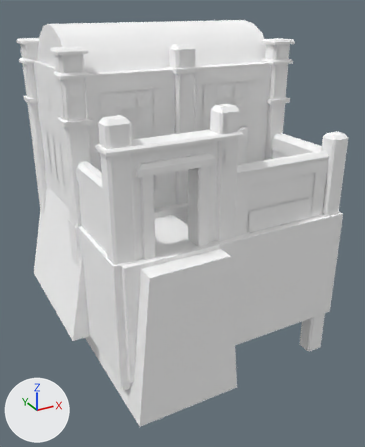
Renders of the glTF model assets/models/buildings/kush_house_2.glb from each side of a commit.
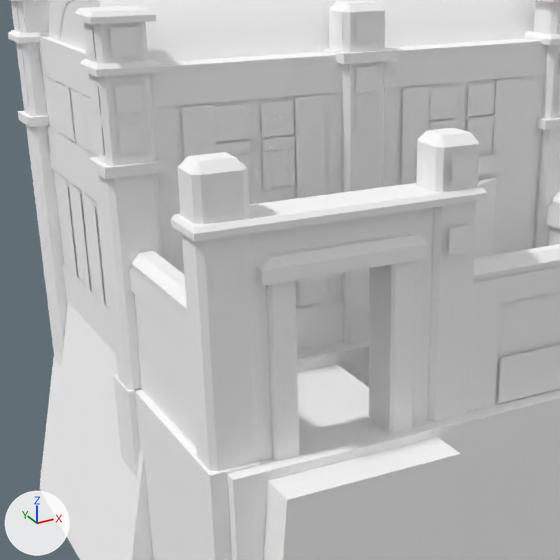
There are two pictures of each version: one whole from a 50 mm camera at (-13.2, -24.6, 11.0) aimed at (-0.1, -0.9, -0.8), one close up on the part from 4% to 76% of the width and 10% to 68% of the height. Lighting does not change. The marker at lower left points along +X, +Y and +Z. The last two pictures show the newer version. Vertices at exactly the same position are counted once.

The scene before the commit, as lines of its bpy script (objects in view):
```python
me_b = bpy.data.meshes.new('b')
me_b.from_pydata(...)  # 1173 vertices, 1202 faces; spans x -7.4..7.5, y -7.5..6.9, z -8.5..10.0
me_b.materials.append(mat_structure)  # white #ffffff
ob_building = bpy.data.objects.new('Building', me_b)
ob_building.location = (0.0, 0.0, 0.0)
```
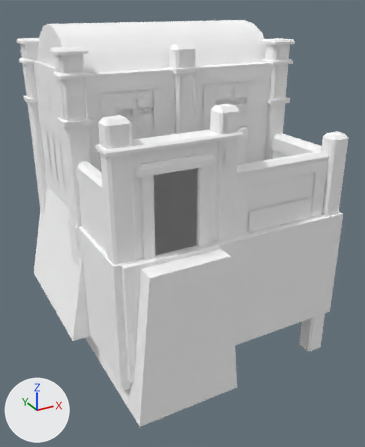
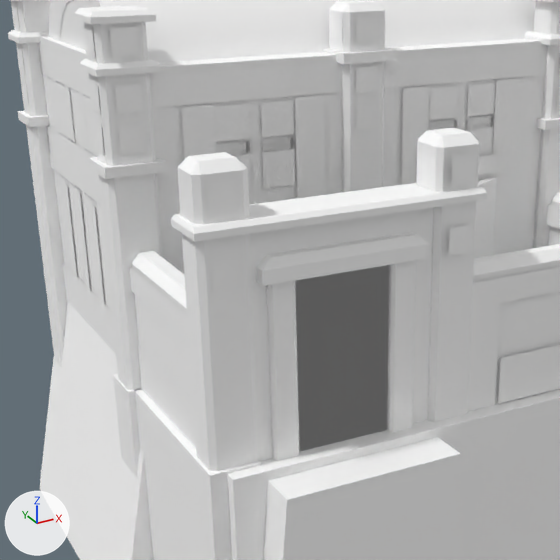
Boxes (x1, y1, x2, y2) around the edits, measured in the close-ups (560 x 560 px):
```json
{"part": 1, "of": "me_b", "change": "added", "after": [11, 2, 560, 462]}
```

Scene script edits in JSON lines:
```json
{"block": "me_b", "where": "# used by ob_building; location = (0.0, 0.0, 0.0)"}
{"op": "remove", "block": "me_b", "code": "me_b.from_pydata(...)  # 1173 vertices, 1202 faces; spans x -7.4..7.5, y -7.5..6.9, z -8.5..10.0"}
{"op": "add", "block": "me_b", "code": "me_b.from_pydata(...)  # 1860 vertices, 1585 faces; spans x -7.4..7.5, y -7.5..6.9, z -8.5..10.0"}
{"block": "me_b", "change": "me_b part 1: 627 vertices added at x -6.6..6.7, y -6.4..6.6, z -8.5..10.0"}
{"block": "me_b", "change": "other edits to the shape of me_b do not show in these pictures"}
```
